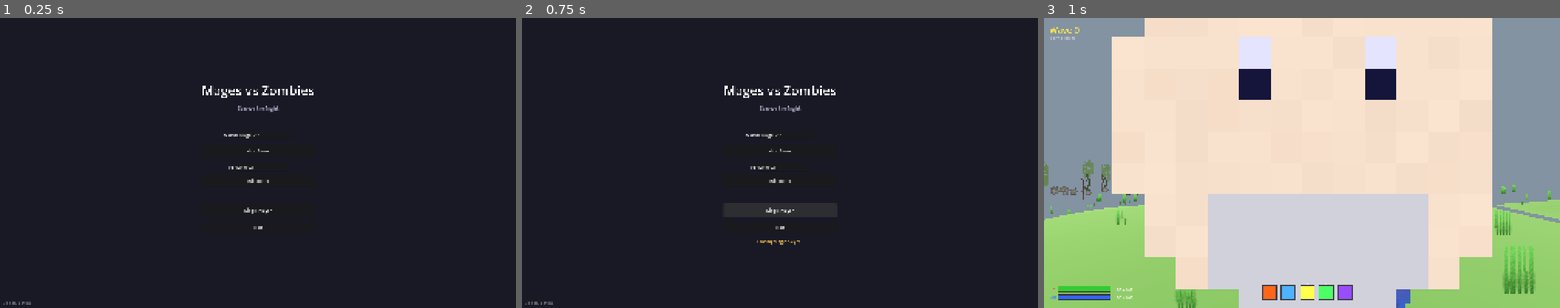
Above: before the commit, frames 1-3 (left to right).
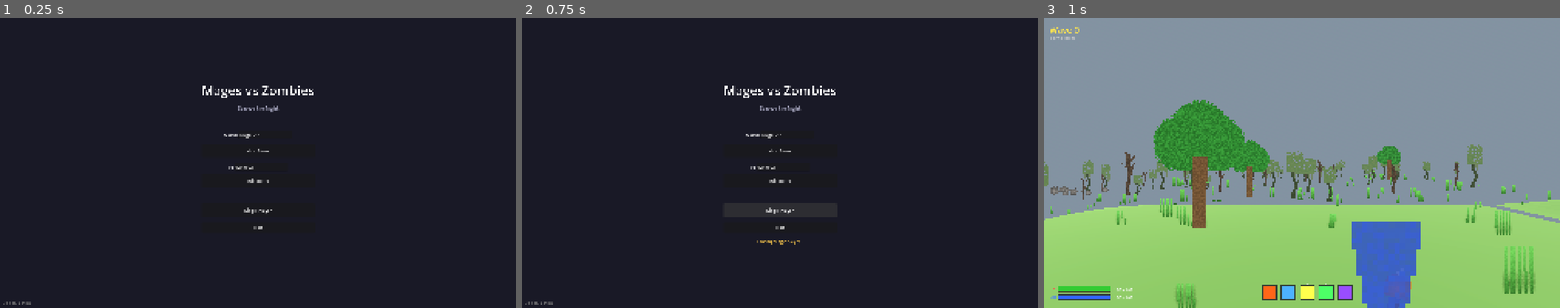
Above: after the commit, the same moments.

Repository: ruapotato/Mages-vs-Zombies
Game: Godot game, scene res://scenes/ui/main_menu.tscn
The game is run twice, just before and just after one commit, with the same random seed, the same clock (stepped at 60 frames per second) and the same inputs.
Inputs:
- Up to frame 1 (0.25 s): no input
- Up to frame 2 (0.75 s): click "Single Player" at 0.5 s
- Up to frame 3 (1 s): no input

Frames 1-2 are identical in both runs. In frame 3, 66% of the frame differs, in the area x 13-87%, y 0-100%.
Error before the commit: Parse Error: Class "ZombieTextureGenerator" hides an autoload singleton. (res://scripts/enemies/zombie_texture_generator.gd:2)

Commit message:
Fix remaining script errors
- Remove class_name from scripts/enemies/zombie_texture_generator.gd
  (duplicate of autoload version, was hiding global autoload)
- Add explicit type annotations to fix type inference errors:
  - spell_base.gd: direction variable
  - aoe_spell.gd: direction variable
  - projectile_spell.gd: spread_angle, angle_step, start_angle, angle, angle_rad
  - spell_projectile.gd: to_enemy, distance, angle, score
- Change projectile_base.tscn from preload to dynamic load (file doesn't exist yet)

🤖 Generated with [Claude Code](https://claude.com/claude-code)

Co-Authored-By: Claude Opus 4.5 <noreply@anthropic.com>

Diff:
--- a/scenes/player/player.tscn
+++ b/scenes/player/player.tscn
@@ -1,47 +1,46 @@
-[gd_scene load_steps=3 format=3 uid="uid://b8qr3yh4jvn2q"]
+[gd_scene format=3 uid="uid://b8qr3yh4jvn2q"]
 
-[ext_resource type="Script" path="res://scripts/player/player_controller.gd" id="1_1k3q2"]
-[ext_resource type="Script" path="res://scripts/player/first_person_arms.gd" id="2_arms"]
+[ext_resource type="Script" uid="uid://dllgwgl5qdgem" path="res://scripts/player/player_controller.gd" id="1_1k3q2"]
+[ext_resource type="Script" uid="uid://b5ocl7tql5ag1" path="res://scripts/player/first_person_arms.gd" id="2_arms"]
 
 [sub_resource type="CapsuleShape3D" id="CapsuleShape3D_1"]
 radius = 0.35
 height = 1.8
 
-[node name="Player" type="CharacterBody3D"]
+[node name="Player" type="CharacterBody3D" unique_id=1327564843]
 collision_layer = 2
 collision_mask = 5
 script = ExtResource("1_1k3q2")
 
-[node name="CollisionShape3D" type="CollisionShape3D" parent="."]
+[node name="CollisionShape3D" type="CollisionShape3D" parent="." unique_id=239772029]
 transform = Transform3D(1, 0, 0, 0, 1, 0, 0, 0, 1, 0, 0.9, 0)
 shape = SubResource("CapsuleShape3D_1")
 
-[node name="CameraMount" type="Node3D" parent="."]
+[node name="CameraMount" type="Node3D" parent="." unique_id=792047337]
 transform = Transform3D(1, 0, 0, 0, 1, 0, 0, 0, 1, 0, 1.6, 0)
 
-[node name="Camera3D" type="Camera3D" parent="CameraMount"]
-fov = 75.0
+[node name="Camera3D" type="Camera3D" parent="CameraMount" unique_id=763684677]
 far = 500.0
 
-[node name="FirstPersonArms" type="Node3D" parent="CameraMount/Camera3D"]
+[node name="FirstPersonArms" type="Node3D" parent="CameraMount/Camera3D" unique_id=906830487]
 transform = Transform3D(1, 0, 0, 0, 1, 0, 0, 0, 1, 0, -0.15, 0)
 script = ExtResource("2_arms")
 
-[node name="SpellSpawnPoint" type="Marker3D" parent="CameraMount"]
+[node name="SpellSpawnPoint" type="Marker3D" parent="CameraMount" unique_id=468883045]
 transform = Transform3D(1, 0, 0, 0, 1, 0, 0, 0, 1, 0, 0, -1)
 
-[node name="MageSprite" type="Sprite3D" parent="."]
-transform = Transform3D(1, 0, 0, 0, 1, 0, 0, 0, 1, 0, 0.95, -0.15)
+[node name="MageSprite" type="Sprite3D" parent="." unique_id=696189042]
+transform = Transform3D(1, 0, 0, 0, 1, 0, 0, 0, 1, 0, 0.95, 0.04204014)
 visible = false
+pixel_size = 0.025
 billboard = 1
+alpha_cut = 1
 texture_filter = 0
+
+[node name="StaffSprite" type="Sprite3D" parent="." unique_id=99926677]
+transform = Transform3D(1, 0, 0, 0, 1, 0, 0, 0, 1, 0.25, 1.1, 0.092040144)
+visible = false
+pixel_size = 0.02
+billboard = 1
 alpha_cut = 1
-pixel_size = 0.025
-
-[node name="StaffSprite" type="Sprite3D" parent="."]
-transform = Transform3D(1, 0, 0, 0, 1, 0, 0, 0, 1, 0.25, 1.1, -0.1)
-visible = false
-billboard = 1
 texture_filter = 0
-alpha_cut = 1
-pixel_size = 0.02
--- a/scripts/enemies/zombie_texture_generator.gd
+++ b/scripts/enemies/zombie_texture_generator.gd
@@ -1,5 +1,5 @@
 extends Node
-class_name ZombieTextureGenerator
+## Local zombie texture generator - use ZombieTextureGenerator autoload instead
 ## Generates procedural pixel art textures for different zombie types
 
 # Cached textures so we don't regenerate every spawn
--- a/scripts/weapons/aoe_spell.gd
+++ b/scripts/weapons/aoe_spell.gd
@@ -277,7 +277,7 @@
 		if spell_data.knockback_force > 0.0:
 			for enemy in enemies:
 				if enemy.has_method("apply_knockback"):
-					var direction := (enemy.global_position - aoe_center).normalized()
+					var direction: Vector3 = (enemy.global_position - aoe_center).normalized()
 					enemy.apply_knockback(direction * spell_data.knockback_force * delta)
 
 
--- a/scripts/weapons/projectile_spell.gd
+++ b/scripts/weapons/projectile_spell.gd
@@ -2,8 +2,12 @@
 class_name ProjectileSpell
 ## Projectile-based spells like Fireball, Ice Shard, Magic Missile
 
-# Projectile scene that will be instantiated
-const PROJECTILE_BASE_SCENE = preload("res://scenes/spells/projectile_base.tscn")
+# Projectile scene that will be instantiated (loaded dynamically if exists)
+var PROJECTILE_BASE_SCENE: PackedScene = null
+
+func _init() -> void:
+	if ResourceLoader.exists("res://scenes/spells/projectile_base.tscn"):
+		PROJECTILE_BASE_SCENE = load("res://scenes/spells/projectile_base.tscn")
 
 
 func _execute_spell() -> void:
@@ -92,12 +96,12 @@
 
 func _apply_missile_spread(base_direction: Vector3, index: int, total: int) -> Vector3:
 	# Spread missiles in a cone pattern
-	var spread_angle := 15.0  # degrees
-	var angle_step := spread_angle / max(total - 1, 1)
-	var start_angle := -spread_angle / 2.0
+	var spread_angle: float = 15.0  # degrees
+	var angle_step: float = spread_angle / max(total - 1, 1)
+	var start_angle: float = -spread_angle / 2.0
 
-	var angle := start_angle + (angle_step * index)
-	var angle_rad := deg_to_rad(angle)
+	var angle: float = start_angle + (angle_step * index)
+	var angle_rad: float = deg_to_rad(angle)
 
 	# Get camera up vector for proper rotation
 	var camera: Camera3D = null
--- a/scripts/weapons/spell_base.gd
+++ b/scripts/weapons/spell_base.gd
@@ -319,7 +319,7 @@
 
 	# Knockback
 	if spell_data.knockback_force > 0.0 and enemy.has_method("apply_knockback"):
-		var direction := (enemy.global_position - global_position).normalized()
+		var direction: Vector3 = (enemy.global_position - global_position).normalized()
 		enemy.apply_knockback(direction * spell_data.knockback_force)
 
 
--- a/scripts/weapons/spell_projectile.gd
+++ b/scripts/weapons/spell_projectile.gd
@@ -173,11 +173,11 @@
 			continue
 
 		# Calculate score based on distance and angle
-		var to_enemy := (enemy.global_position - global_position).normalized()
-		var distance := global_position.distance_to(enemy.global_position)
-		var angle := forward.dot(to_enemy)
-
-		var score := angle / (distance * 0.1 + 1.0)
+		var to_enemy: Vector3 = (enemy.global_position - global_position).normalized()
+		var distance: float = global_position.distance_to(enemy.global_position)
+		var angle: float = forward.dot(to_enemy)
+
+		var score: float = angle / (distance * 0.1 + 1.0)
 
 		if score > best_score:
 			best_score = score
Not shown, added: shared/buildable/buildable_object.gd.uid
Not shown, added: shared/buildable/building_piece.gd.uid
Not shown, added: shared/weapon_data.gd.uid
